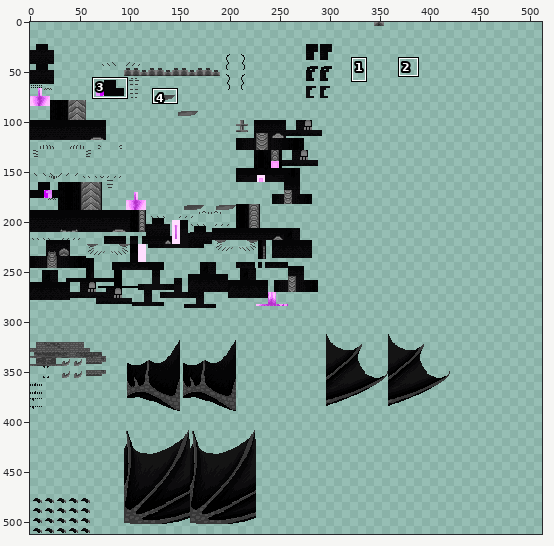
Sprite sheet, stored at src/test/resources/advancedboredom_adult.png. The picture above shows the old version from afar; the outline marks the close-up.
Close-up. Earlier state:
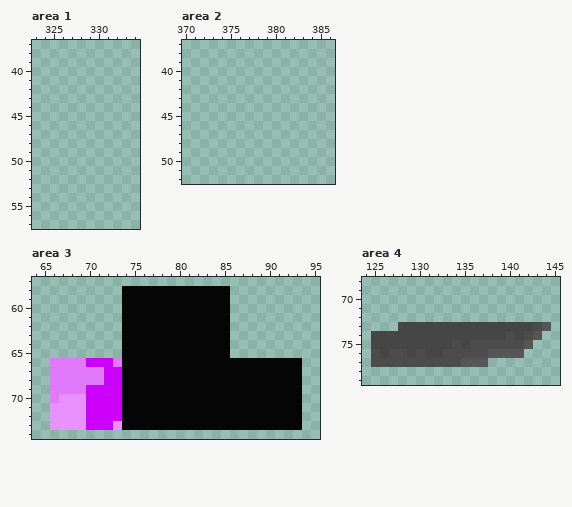
The file is 512x512 pixels. Colours within 5 levels of each other are drawn and written as one. Shown: area 1: x 323..334, y 37..57; area 2: x 370..386, y 37..52; area 3: x 64..95, y 57..74; area 4: x 124..145, y 68..79. The commit also changed other parts of the picture, which this record leaves out.
The same view after the edit:
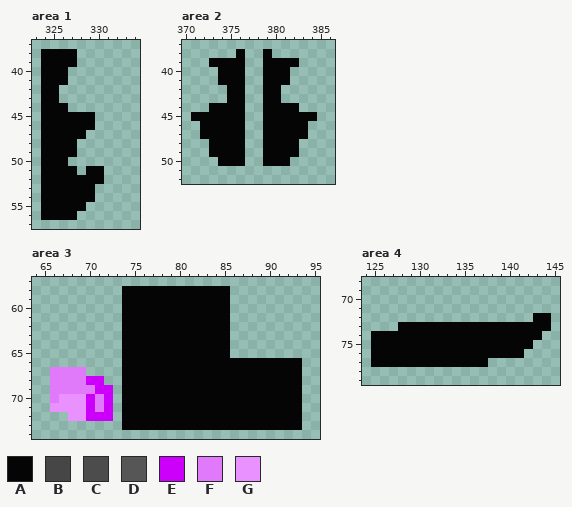
Palette (. is transparent): A #050506  B #464646  C #4c4c4c  D #565656  E #cc00fa  F #e079fa  G #e991ff
Change:
--- area 1
@@ x 323..334 @@
 37 ............
-38 ............
-39 ............
-40 ............
-41 ............
-42 ............
-43 ............
-44 ............
-45 ............
-46 ............
-47 ............
-48 ............
-49 ............
-50 ............
-51 ............
-52 ............
-53 ............
-54 ............
-55 ............
-56 ............
+38 .AAAA.......
+39 .AAAA.......
+40 .AAA........
+41 .AAA........
+42 .AA.........
+43 .AA.........
+44 .AAA........
+45 .AAAAAA.....
+46 .AAAAAA.....
+47 .AAAAA......
+48 .AAAA.......
+49 .AAAA.......
+50 .AAA........
+51 .AAAA.AA....
+52 .AAAAAAA....
+53 .AAAAAA.....
+54 .AAAAAA.....
+55 .AAAAA......
+56 .AAAA.......
 57 ............
--- area 2
@@ x 370..386 @@
 37 .................
-38 .................
-39 .................
-40 .................
-41 .................
-42 .................
-43 .................
-44 .................
-45 .................
-46 .................
-47 .................
-48 .................
-49 .................
-50 .................
+38 ......A..A.......
+39 ...AAAA..AAAA....
+40 ....AAA..AAA.....
+41 ....AAA..AAA.....
+42 .....AA..AA......
+43 .....AA..AA......
+44 ...AAAA..AAAA....
+45 .AAAAAA..AAAAAA..
+46 ..AAAAA..AAAAA...
+47 ..AAAAA..AAAAA...
+48 ...AAAA..AAAA....
+49 ...AAAA..AAAA....
+50 ....AAA..AAA.....
 51 .................
--- area 3
@@ x 64..75 @@
 65 ..........AA
-66 ..FFFFEEEFAA
-67 ..FFFFFFEEAA
-68 ..FFFFFFEEAA
-69 ..FFFFEEEEAA
-70 ..FGGGEEEEAA
-71 ..GGGGEEEEAA
-72 ..GGGGEEEEAA
-73 ..GGGGEEEGAA
+66 ..........AA
+67 ..FFFF....AA
+68 ..FFFFEE..AA
+69 ..FFFFFEE.AA
+70 ..FGGGEFE.AA
+71 ..GGGGEFE.AA
+72 ....GGEEE.AA
+73 ..........AA
 74 ............
--- area 4
@@ x 124..145 @@
 71 ......................
-72 ......................
-73 ....BBBBBBBBBBBBBBBCD.
-74 .BBBBBBBBBBBBBBBCBCD..
-75 .BBBBBBBBBCBCCCCCCD...
-76 .CBCCBCBBCCCCCDDDD....
-77 .CCCCCCCCCCDDD........
+72 ...................AA.
+73 ....AAAAAAAAAAAAAAAAA.
+74 .AAAAAAAAAAAAAAAAAAA..
+75 .AAAAAAAAAAAAAAAAAA...
+76 .AAAAAAAAAAAAAAAAA....
+77 .AAAAAAAAAAAAA........
 78 ......................
Boxes around the changes in both close-ups, in picture pixels (x1, y1, x2, y2):
added: (41, 49, 104, 220)
added: (191, 49, 317, 166)
changed: (50, 358, 122, 430)
changed: (371, 313, 551, 367)
